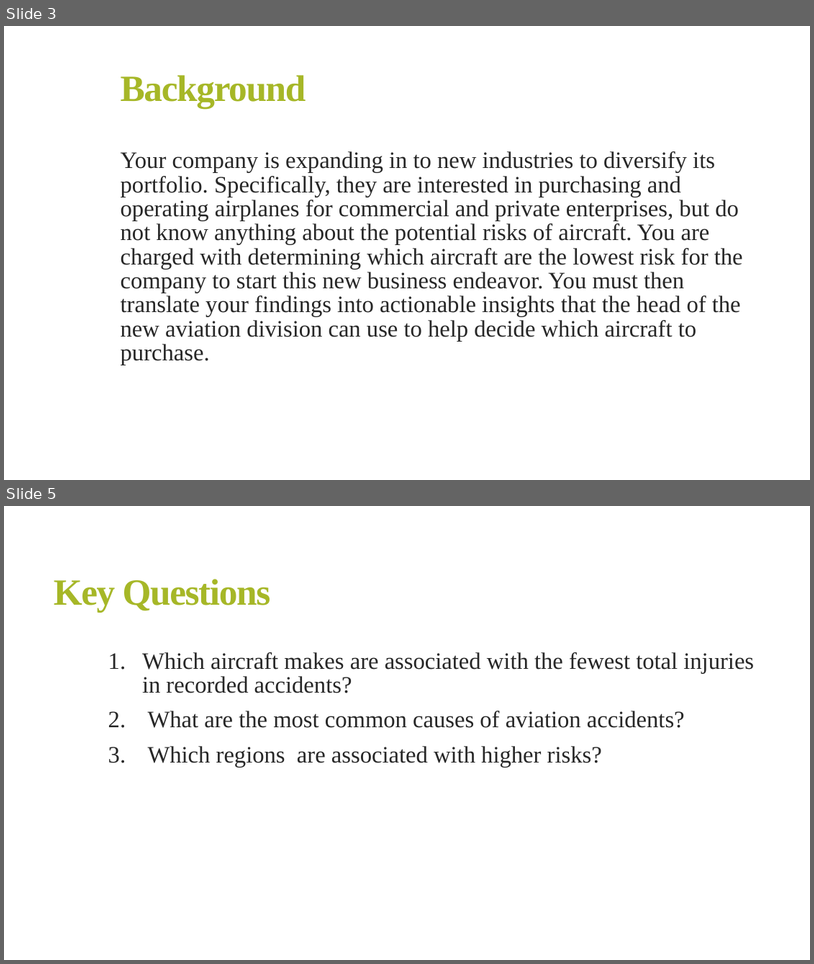
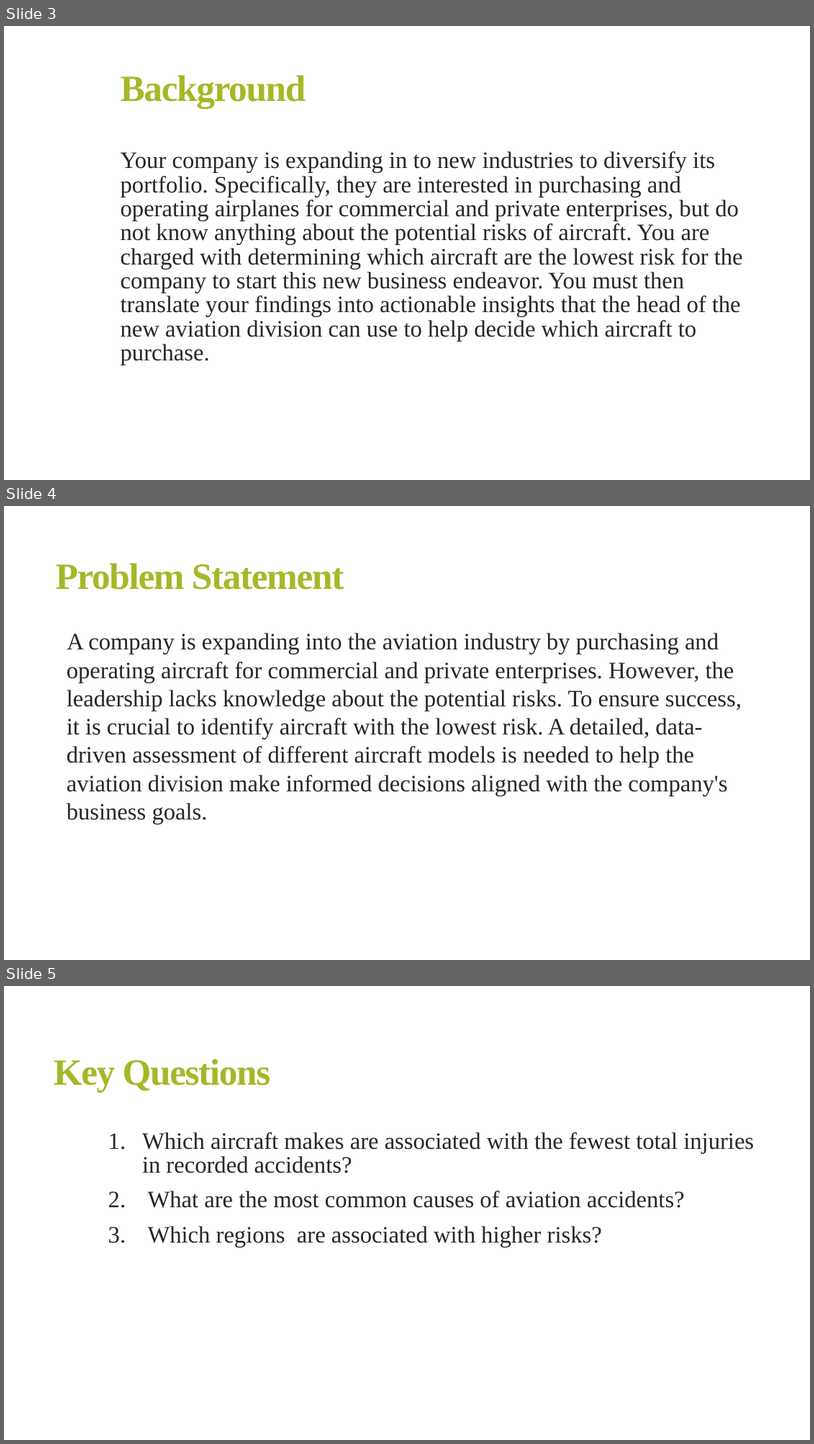
Before and after one commit to FranciscarNdanu/PHASE-1-PROJECT, a slide deck: Presentation.pptx. Shown one above the other, each under a label of ours: slides 3 and 5 before the commit, slides 3, 4 and 5 after it; the slides between them are not shown. The pictures are 814x964 and 814x1444 pixels, drawn with LibreOffice and Linux fonts; fonts in the diff are those of the drawing. Boxes give left, top, right and bottom in pixels: in the first picture for what was removed or moved away, otherwise in the second. Text is boxed around its words. In the diff, an @@ line names an element or a change of style, - is before the commit and + after.

```diff
--- a/Presentation.pptx
+++ b/Presentation.pptx
@@ slide 4 added at bbox=[4, 506, 810, 960], background #FFFFFF @@
@@ title added at bbox=[56, 563, 344, 590], 44 pt, text #A6B727, bold @@
+Problem Statement
@@ text added at bbox=[67, 633, 742, 824], 28 pt, text #262626 @@
+  A company is expanding into the aviation industry by purchasing and operating aircraft for commercial and private enterprises. However, the leadership lacks knowledge about the potential risks. To ensure success, it is crucial to identify aircraft with the lowest risk. A detailed, data-driven assessment of different aircraft models is needed to help the aviation division make informed decisions aligned with the company's business goals.
```
Also in this commit, not shown: 5 slides changed, 1 other slide added, 2 slides removed, 11 other files.
